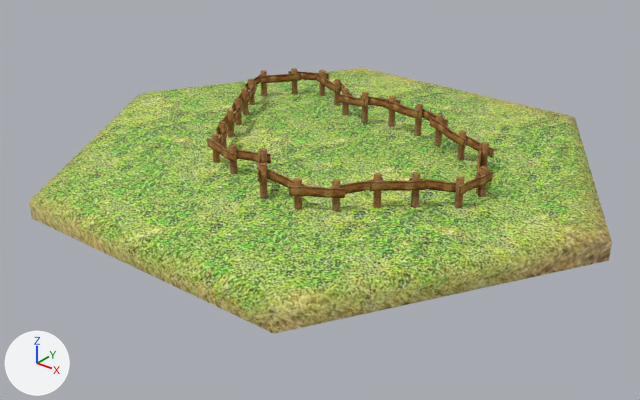
Two versions of the FBX model src/Content/Models/greenhex.FBX, one commit apart.
Camera for both pictures: a camera (50 mm lens) standing at (21.1, -27.1, 14.3) and looking at (0.3, -1.1, -1.9). Lighting does not change. The marker at lower left points along +X, +Y and +Z. Where no turn or scale is listed for an object, it has been applied to the vertices.

In view in the first picture: 'Hexa', 'Ohrada'.
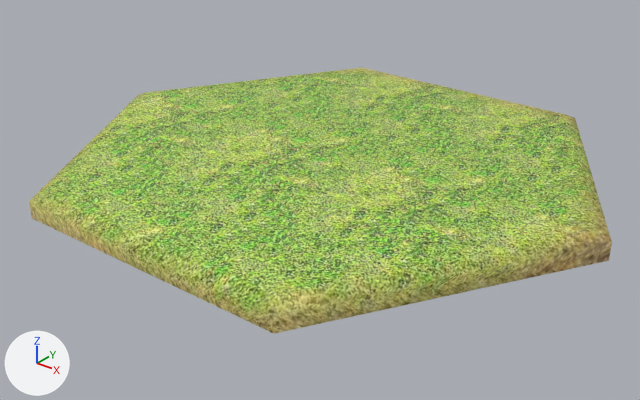
Where the change shows, as pixel boxes [x1, y1, x2, y2] in the pictures (640 x 400 px):
'Ohrada', deleted (brown)
    before: [207, 68, 494, 212]
part 1 of me_mesh_001, built on
    both: [29, 93, 612, 334]

What changed in the scene script:
```text
Change me_mesh_001:
    used by ob_hexa; location = (0.0, 0.0, 0.0)
    remove me_mesh_001.from_pydata(...)  # 19 vertices, 18 faces; spans x -12.2..12.2, y -10.6..10.6, z -1.0..0.0
    add me_mesh_001.from_pydata(...)  # 19 vertices, 30 faces; spans x -12.2..12.2, y -10.6..10.6, z -1.0..0.0
    me_mesh_001 part 1
    12 faces are deleted
    24 new faces join them
Remove ob_ohrada:
    ob_ohrada = bpy.data.objects.new('Ohrada', me_mesh)
    ob_ohrada.location = (6.4, 0.92, 0.38)
```
